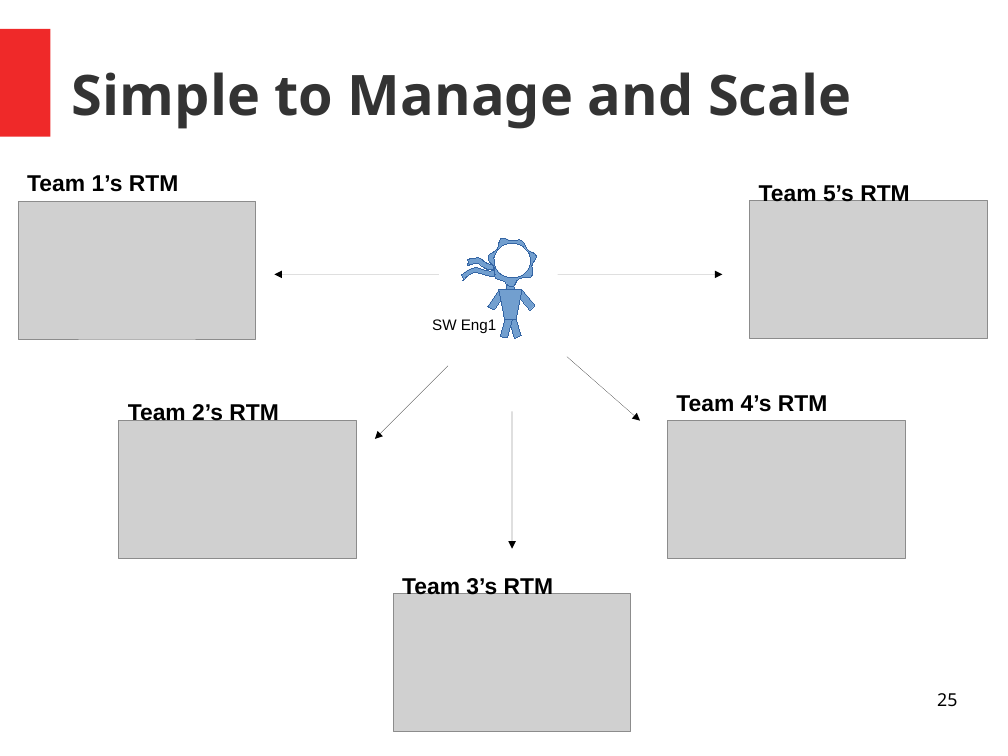
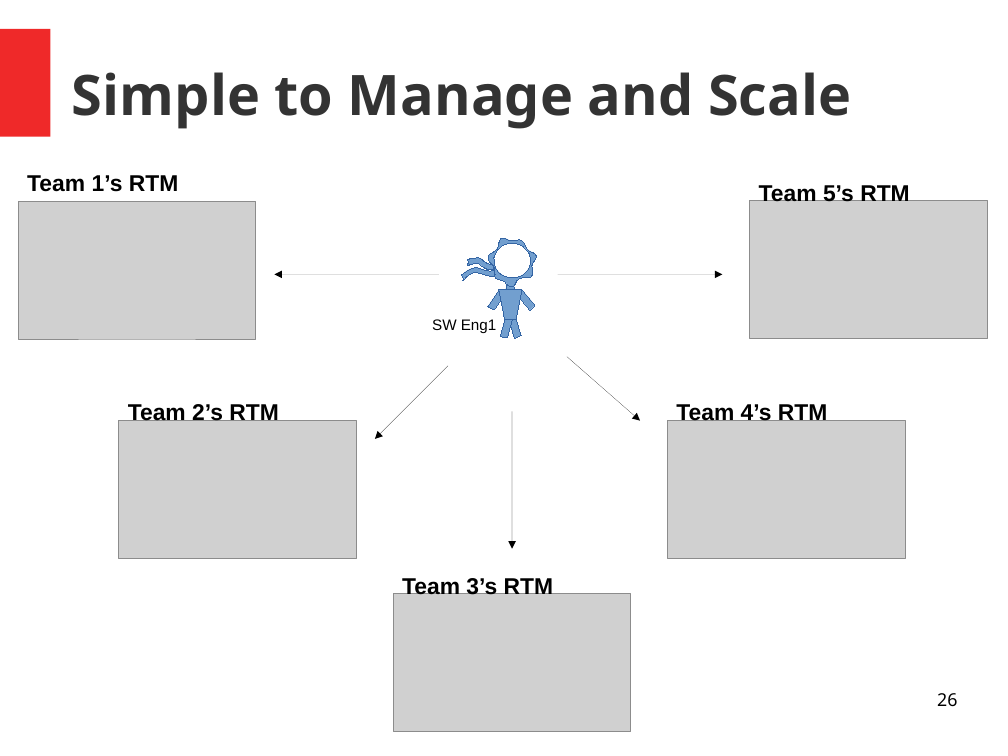
Before and after one commit to MrAbsaroka/Presentations, a slide deck: slide 26 of MattFerguson-0111-2021.11.04.odp (slide 25 before the commit). Drawn at 1008x756 pixels with LibreOffice and Linux fonts; fonts in the diff are those of the drawing; grey boxes stand for pictures. Boxes give left, top, right and bottom in pixels: in the first picture for what was removed or moved away, otherwise in the second. Text is boxed around its words. In the diff, an @@ line names an element or a change of style, - is before the commit and + after.

```diff
--- a/MattFerguson-0111-2021.11.04.odp
+++ b/MattFerguson-0111-2021.11.04.odp
@@ text "Team 4’s RTM": place and size @@
-text "Team 4’s RTM" at (676,395,827,412)
+text "Team 4’s RTM" at (676,402,827,421)
@@ page number at (937,693,957,707): text changed @@
-25
+26
```
Also in this commit, not shown: 5 other slides changed, 1 slide added, 3 slides removed.
